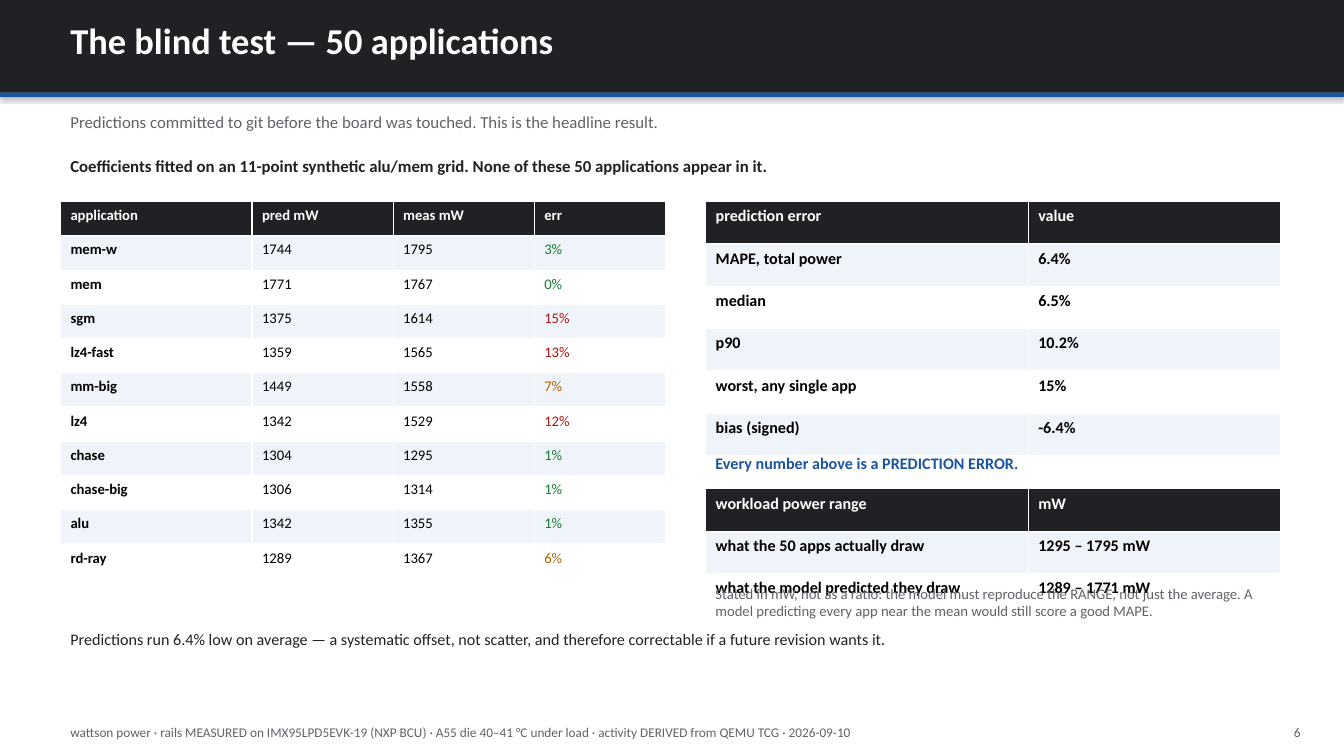
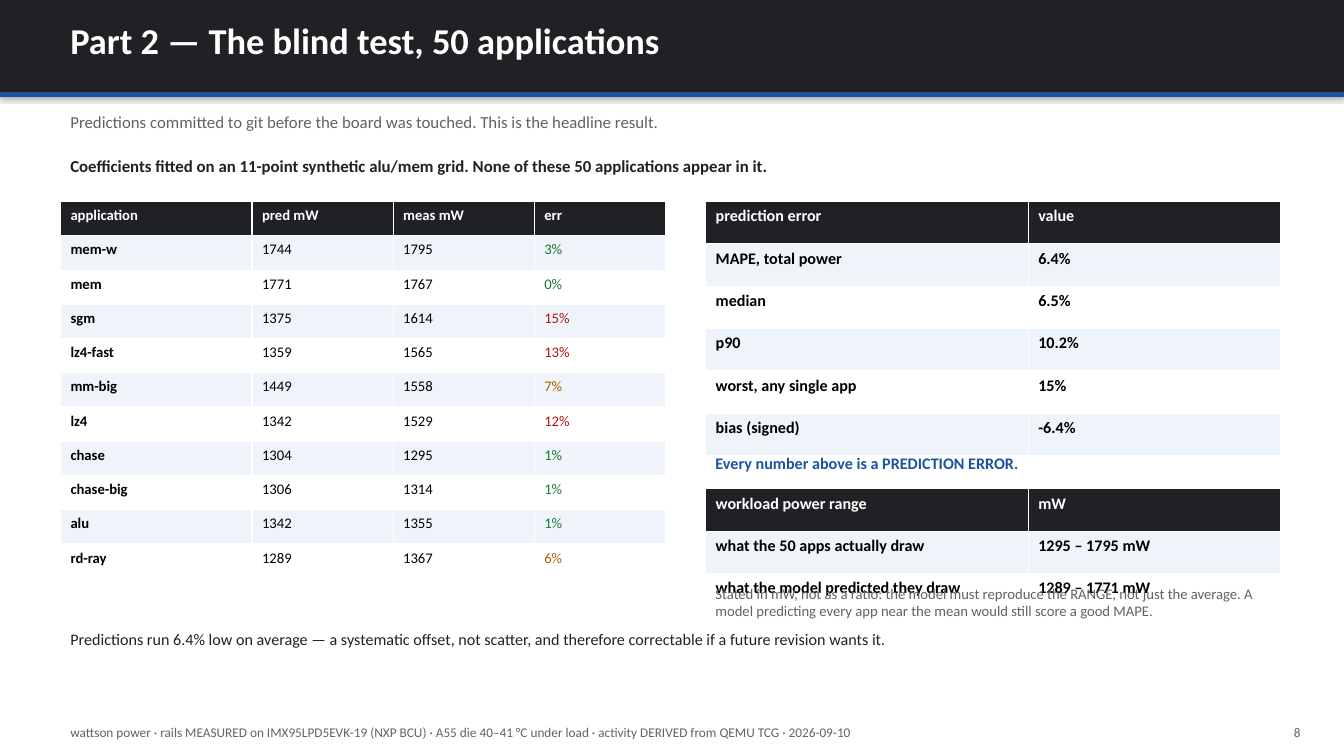
Before and after one commit to kylefoxaustin/wattson, a slide deck: slide 8 of xcheck/wattson-power.pptx (slide 6 before the commit). Drawn at 1344x756 pixels with LibreOffice and Linux fonts; fonts in the diff are those of the drawing. Boxes give left, top, right and bottom in pixels: in the first picture for what was removed or moved away, otherwise in the second. Text is boxed around its words. In the diff, an @@ line names an element or a change of style, - is before the commit and + after.

Commit message:
xcheck: restructure around the two questions, add Part 1 activity results
The deck argued the power result without ever showing the prior question it
depends on: does QEMU reproduce the ACTIVITY the silicon generates? The data
existed (out50/*.base.json vs out50/*.hw.json, 50 pairs) but was never
analysed or presented.

Part 1 - activity factors, now in RESULTS-activity.csv:

  instructions   1.75% MAPE, 0.65% median, 41 of 50 within 2%, worst 15.4%
  bandwidth      over-reported 78-149% on the 3 apps above 0.5 GB/s

The bandwidth gap is write streaming: the A55 skips read-for-ownership on a
full cache-line write, so the line is never fetched; QEMU's cache model
allocates it anyway. Single mechanism, and the same one that shows up as the
6.5% vs 1.4% QEMU/PMU split on the streaming multi-app control.

Why the power result survives it: 47 of 50 applications run below 0.5 GB/s
where the entire bandwidth term is worth under 27 mW of a ~1400 mW budget.
Stated on the slide rather than left for a reader to find.

Deck goes 9 -> 12 slides: verdict slide reframed as two questions, two new
Part 1 slides, Part 2 labelling on the power slides, and a closing slide on
what the result licenses - that predicting power on working silicon is not
itself valuable, that the value requires architecture and memory map early
enough to stand up a QEMU model with a full Linux BSP well before tapeout,
and that once that exists both halves are demonstrated: QEMU supplies the
activity factors, a power model carrying estimated gate power turns them into
estimates.

Also fixes stale values in the licenses table (vdd_soc 4.5->4.1, vdd_arm
worst 20->25.2, multi-app 2.7->3.6) and drops its reference to the retracted
insns/3 stall-heavy explanation. Deck now reads activity from
RESULTS-activity.csv rather than recomputing, so the workbook and slides
cannot disagree. Workbook gains an 'activity factors' tab.

An early prs.save() meant the appended closing slide was built but never
written; save moved to end of file.

```diff
--- a/xcheck/wattson-power.pptx
+++ b/xcheck/wattson-power.pptx
@@ text at box(70, 28, 659, 60): text changed @@
-The blind test — 50 applications
+Part 2 — The blind test, 50 applications
```
Also in this commit, not shown: 6 other slides changed, 4 slides added, 1 slide removed, 5 other files.
